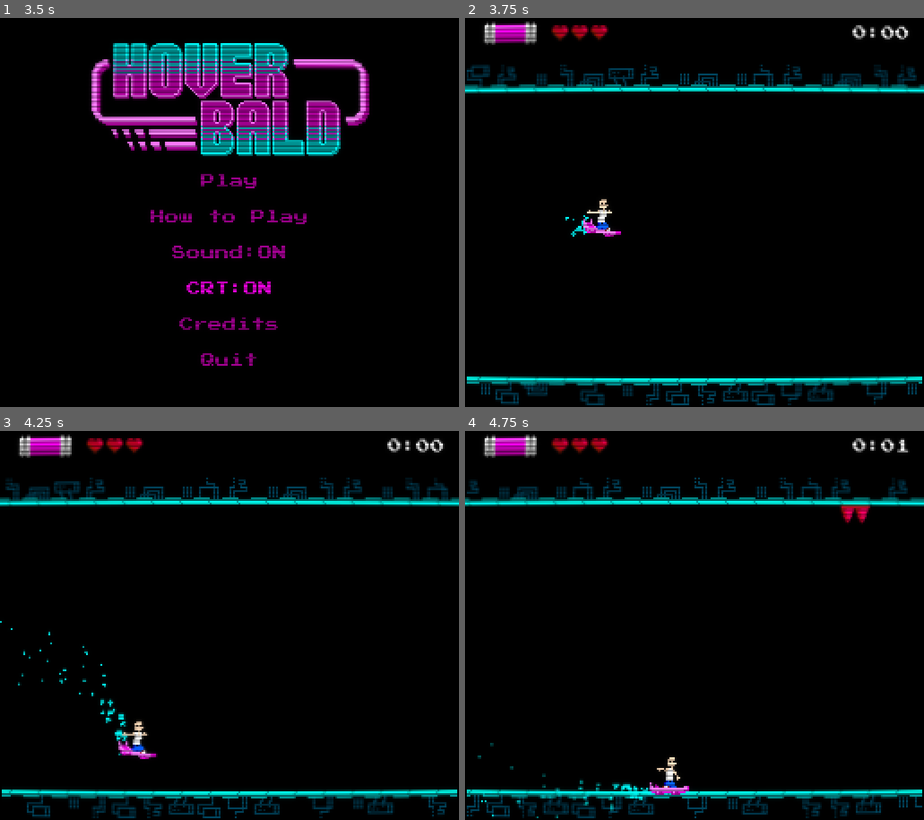
Above: before the commit, frames 1-4 (two rows, left to right).
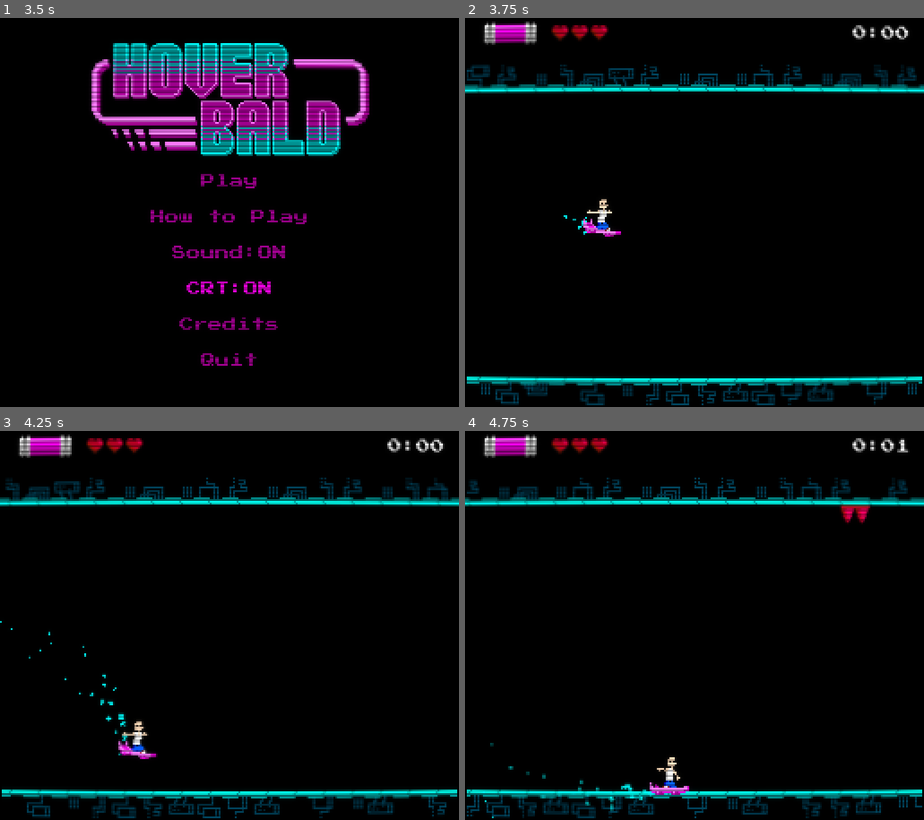
Above: after the commit, the same moments.

Repository: kernel00ps/Hoverbald
Game: Godot game, scene res://scenes/main_menu.tscn
Same seed, same stepped clock (60 frames per second), same inputs: the game is played once before the commit and once after it. Sound files missing from this copy of the repository are replaced by a short silence.
Inputs:
- Up to frame 1 (3.5 s): click "Sound:ON" at 0.5 s; click "Sound:OFF" at 1.25 s; click "CRT:ON" at 2 s; click "CRT:OFF" at 2.75 s
- Up to frame 2 (3.75 s): click "Play" at 3.5 s
- Up to frame 3 (4.25 s): no input
- Up to frame 4 (4.75 s): hold D (RIGHT) from 4.28 s (still down)

Frame 1 is identical in both runs. In frame 2, less than 0.1% of the frame differs, in the area x 21-27%, y 50-57%; in frame 3, 0.2%; in frame 4, 0.2%, in the area x 2-42%, y 83-100%.

Commit message:
Decreased particles

Diff:
--- a/scenes/particles.tscn
+++ b/scenes/particles.tscn
@@ -10,7 +10,7 @@
 texture_filter = 1
 rotation = -0.877901
 scale = Vector2(0.1, 0.1)
-amount = 50
+amount = 30
 lifetime = 0.5
 randomness = 1.0
 texture = ExtResource("1_aknv4")
--- a/scripts/main_menu.gd
+++ b/scripts/main_menu.gd
@@ -23,7 +23,6 @@
 func _on_quit_button_pressed() -> void:
 	get_tree().quit()
 
-
 func _on_shonja_button_pressed() -> void:
 	if Globals.is_sound_on:
 		$AudioStreamPlayer_pickup.play()
